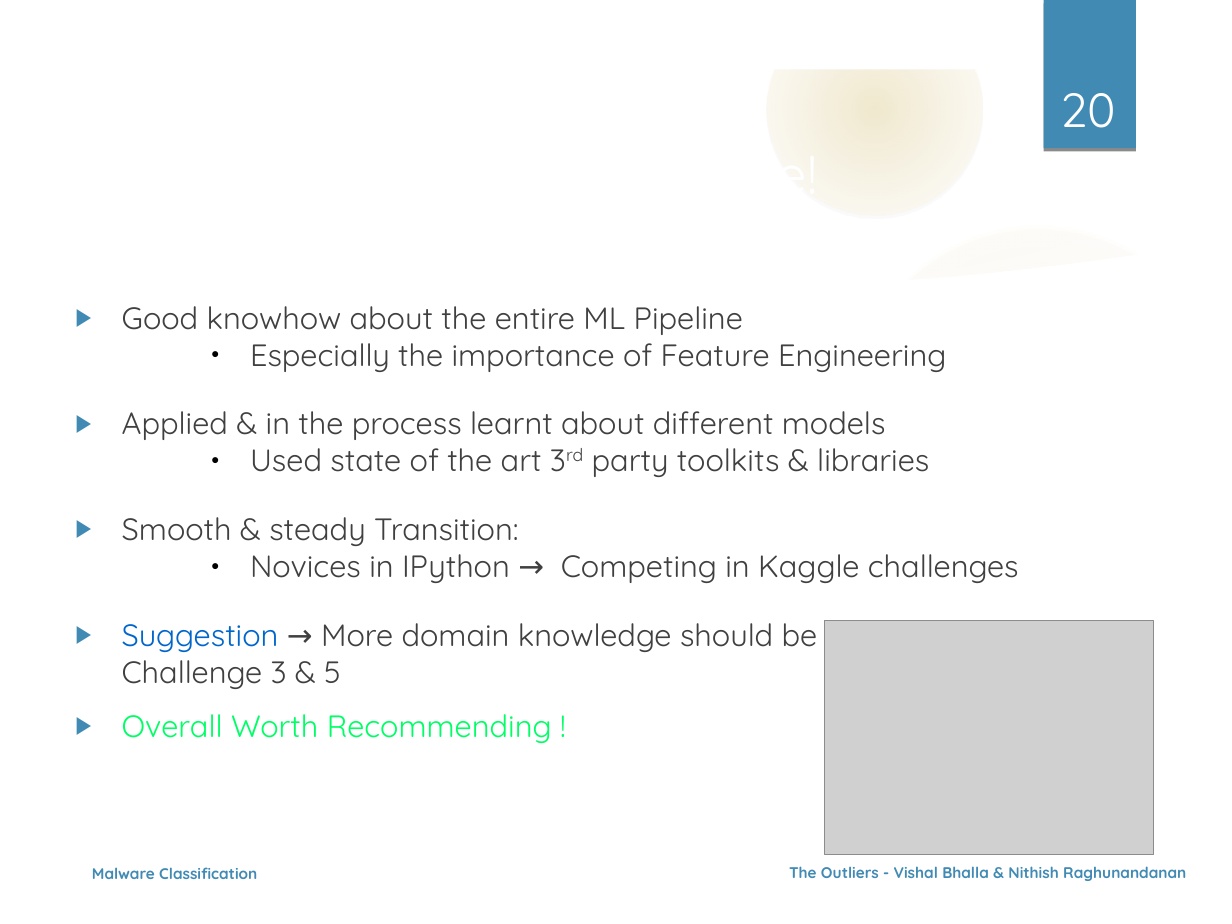
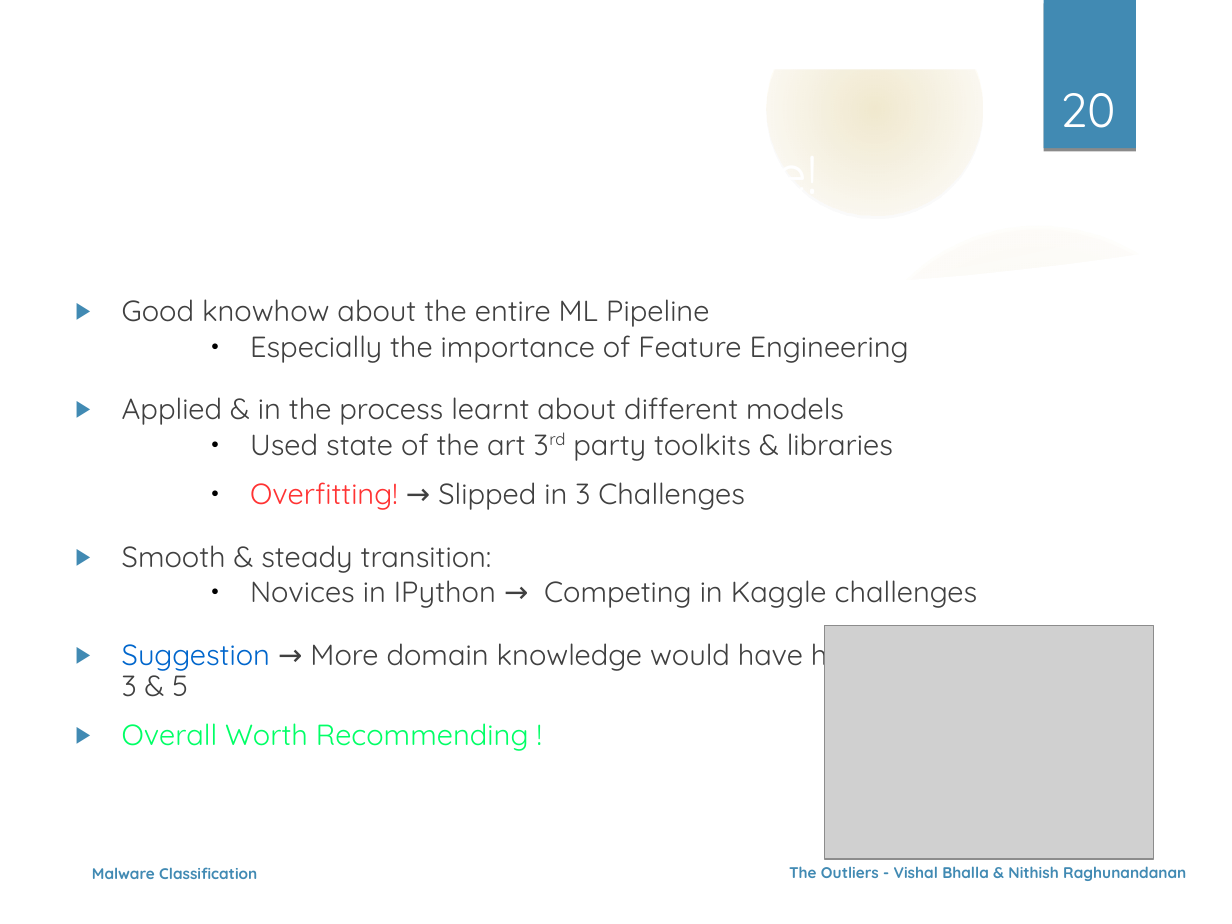
Before and after one commit to nehgu/Anomaly-Detection, a slide deck: slide 20 of Challenges/Malware_Classification_On_Behavioral_Data_Challenge_5/Ppt_Malware_Classification_Challenge_5.odp. Drawn at 1232x924 pixels with LibreOffice and Linux fonts; fonts in the diff are those of the drawing; grey boxes stand for pictures; background and template pictures are left out. Boxes give left, top, right and bottom in pixels: in the first picture for what was removed or moved away, otherwise in the second. Text is boxed around its words. In the diff, an @@ line names an element or a change of style, - is before the commit and + after.

Commit message:
Final Ppt for Challenge 5.

```diff
--- a/Challenges/Malware_Classification_On_Behavioral_Data_Challenge_5/Ppt_Malware_Classification_Challenge_5.odp
+++ b/Challenges/Malware_Classification_On_Behavioral_Data_Challenge_5/Ppt_Malware_Classification_Challenge_5.odp
@@ text at bbox=[122, 299, 978, 751]: size 18 to 17 pt in "Good knowhow about the entire ML Pipeline", "Especially the importance of Feature Engineering", "Applied & in the process learnt about ...", "Used state of the art 3rd party ..." and 2 more places; line spacing 1 to 0.9 @@
@@ text at bbox=[122, 482, 745, 573]: text changed; size 18 to 17 pt @@
-▶ Smooth & steady Transition:
+    ● Overfitting! → Slipped in 3 Challenges
+▶ Smooth & steady transition:
@@ picture: place and size @@
-picture at bbox=[824, 621, 1153, 854]
+picture at bbox=[824, 626, 1153, 859]
@@ text at bbox=[122, 635, 902, 697]: text changed; size 18 to 17 pt @@
-▶ Suggestion → More domain knowledge should be given on Challenge 3 & 5
+▶ Suggestion → More domain knowledge would have helped in Challenge 3 & 5
```
Also in this commit, not shown: 4 other slides changed, 1 other file.
